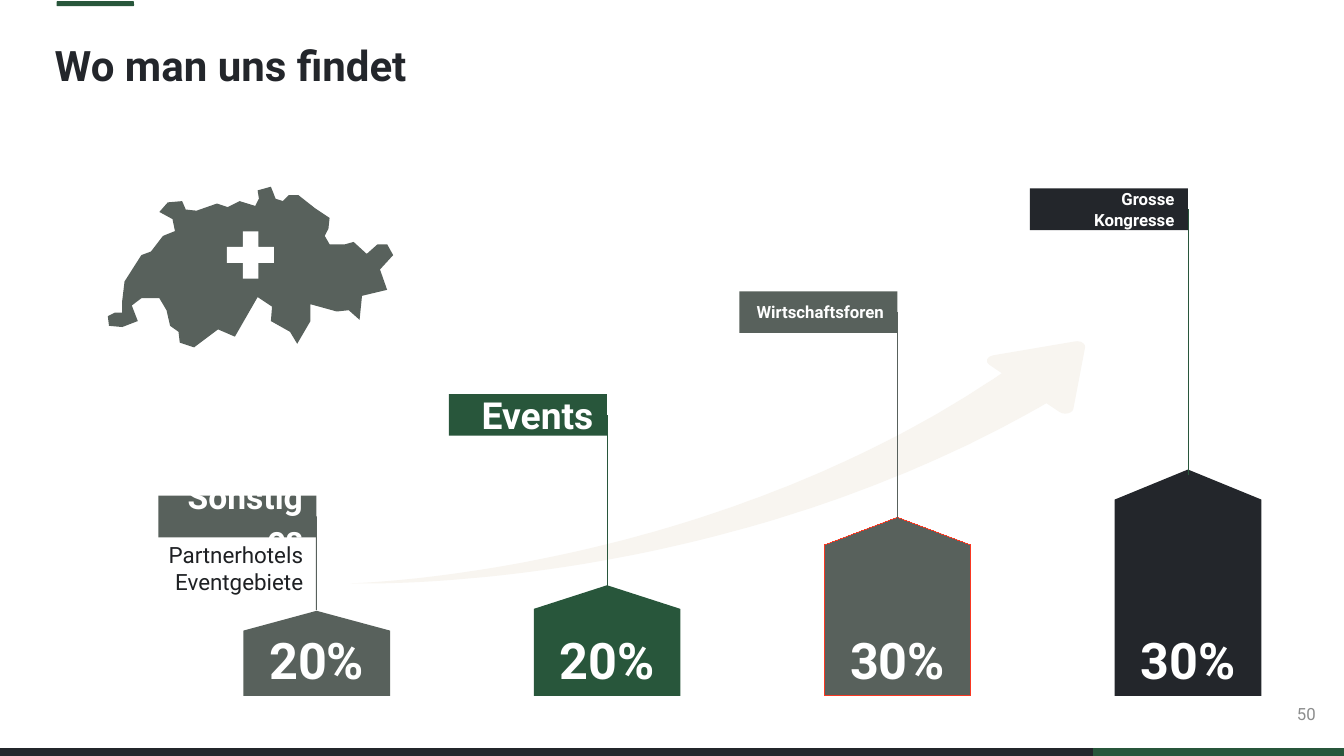
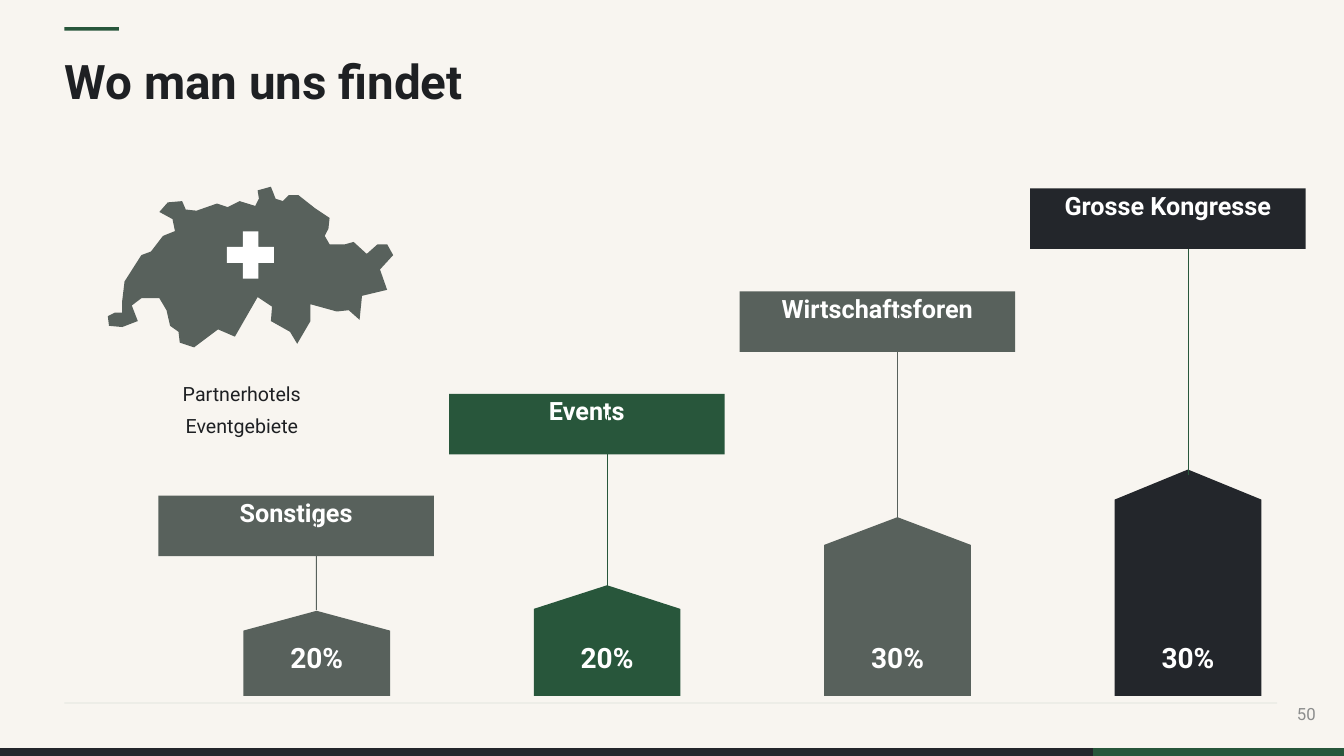
Before and after one commit to Mclement197/Economics-of-electromobility, a slide deck: slide 50 of website-src/downloads/VoltoShare-Praesentation.pptx. Drawn at 1344x756 pixels with LibreOffice and Linux fonts; fonts in the diff are those of the drawing. Boxes give left, top, right and bottom in pixels: in the first picture for what was removed or moved away, otherwise in the second. Text is boxed around its words. In the diff, an @@ line names an element or a change of style, - is before the commit and + after.

```diff
--- a/website-src/downloads/VoltoShare-Praesentation.pptx
+++ b/website-src/downloads/VoltoShare-Praesentation.pptx
@@ background #FFFFFF to #F8F5F0 @@
@@ rounded rectangle removed at [56,1,134,6] @@
@@ rectangle added at [65,27,119,31], fill #28563B @@
@@ title "Wo man uns findet": place and size @@
-title "Wo man uns findet" at [55,49,407,82]
+title "Wo man uns findet" at [65,63,463,100]
@@ title "Wo man uns findet" at [65,63,463,100]: size 30 to 34 pt, text colour #23262B to #1E2023; line spacing 0.9 to 1.06; more space between paragraphs @@
@@ rectangle "Grosse Kongresse" at [1030,189,1306,249]: size 12 to 18 pt; alignment right to centre; line spacing 1 to 1.06; more space between paragraphs; vertical alignment middle to top @@
@@ rectangle "Grosse Kongresse": place and size @@
-rectangle "Grosse Kongresse" at [1030,189,1189,230]
+rectangle "Grosse Kongresse" at [1030,189,1306,249]
@@ rectangle "Wirtschaftsforen": place and size @@
-rectangle "Wirtschaftsforen" at [740,291,898,333]
+rectangle "Wirtschaftsforen" at [740,291,1015,352]
@@ rectangle "Wirtschaftsforen" at [740,291,1015,352]: size 12 to 18 pt; alignment right to centre; line spacing 1 to 1.06; more space between paragraphs; vertical alignment middle to top @@
@@ text "Partnerhotels": place and size @@
-text "Partnerhotels" at [169,546,303,595]
+text "Partnerhotels" at [183,386,301,437]
@@ text "Partnerhotels" at [183,386,301,437]: size 16 to 14 pt; alignment right to centre; line spacing 1 to 1.06; more space between paragraphs; vertical alignment middle to top @@
@@ rectangle "Events": place and size @@
-rectangle "Events" at [449,394,607,436]
+rectangle "Events" at [449,394,724,455]
@@ rectangle "Events" at [449,394,724,455]: size 26.7 to 18 pt; alignment right to centre; line spacing 1 to 1.06; more space between paragraphs; vertical alignment middle to top @@
@@ rectangle "Sonstiges": place and size @@
-rectangle "Sonstiges" at [158,496,317,537]
+rectangle "Sonstiges" at [158,496,434,557]
@@ rectangle "Sonstiges" at [158,496,434,557]: size 24 to 18 pt; alignment right to centre; line spacing 1 to 1.06; more space between paragraphs; vertical alignment middle to top @@
@@ freeform shape at [825,517,971,696]: outline #F93822 0.75 pt to none @@
@@ size 36 to 20 pt; line spacing 1 to 1.06; more space between paragraphs; vertical alignment middle to top in 4 elements at [290,648,343,669], [581,648,634,669], [1162,648,1215,669], [871,648,924,669] @@
@@ text "30%": place and size @@
-text "30%" at [829,639,967,682]
+text "30%" at [871,648,924,669]
@@ rectangle added at [65,703,1277,704], fill #D9DFD9 @@
```
Also in this commit, not shown: 48 other slides changed, 56 other files.
